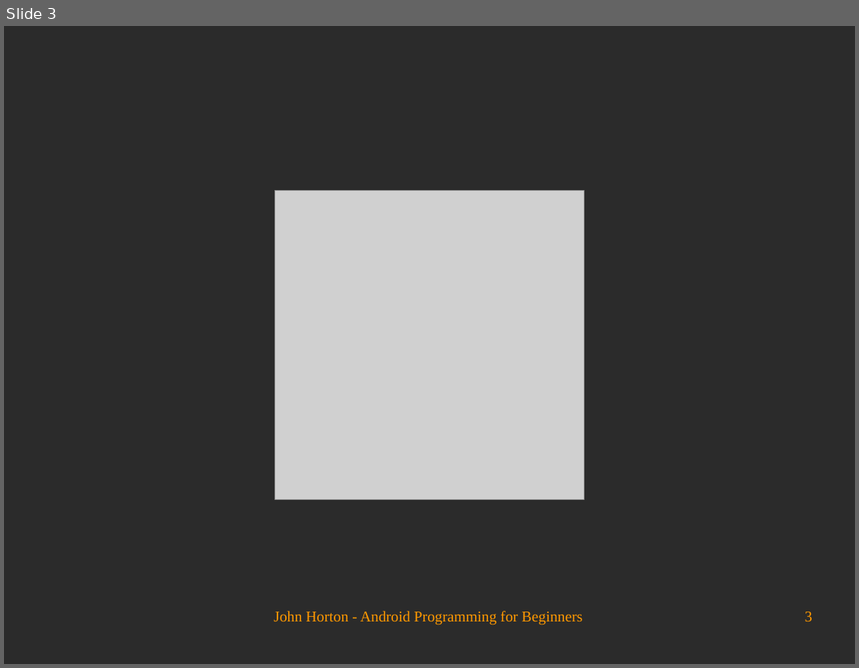
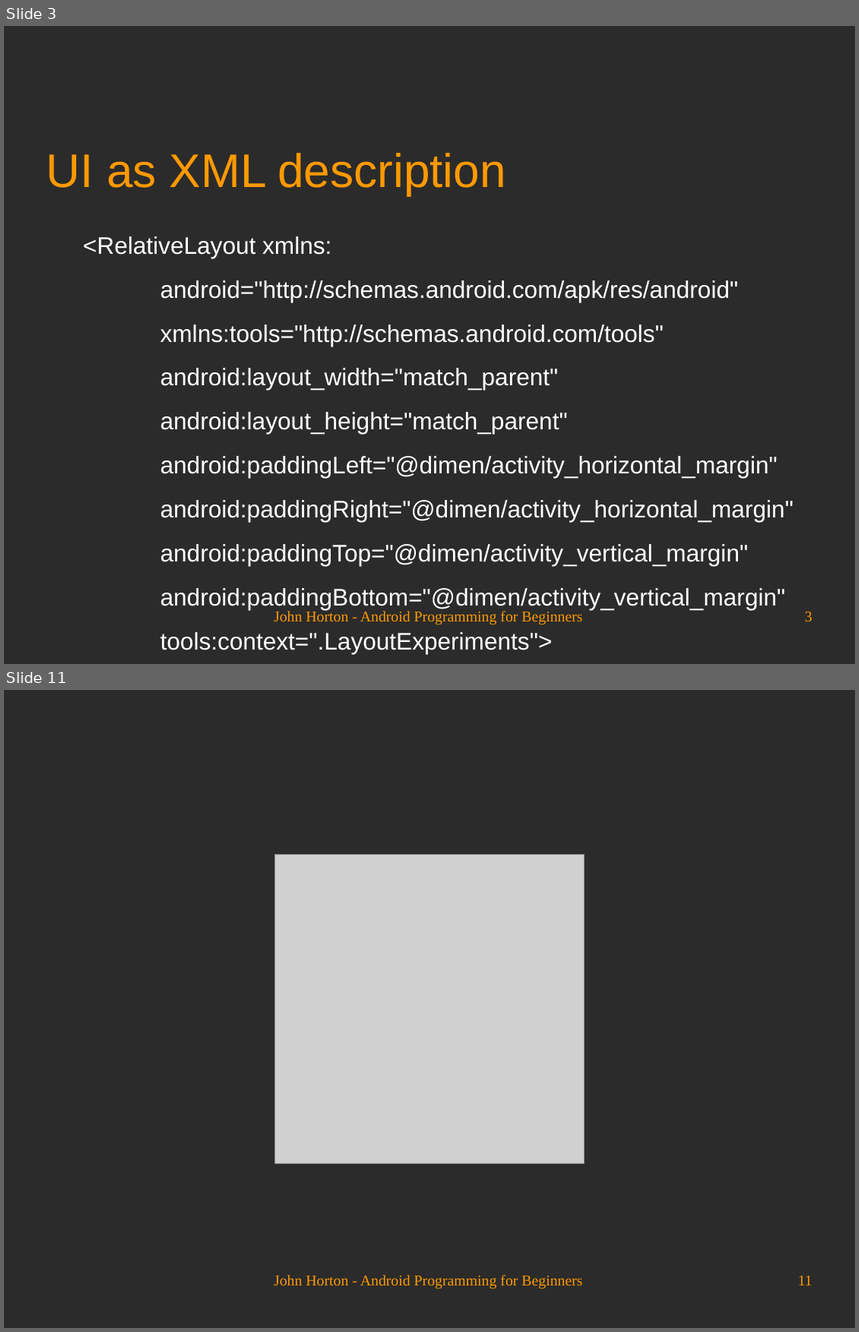
Before and after one commit to Academy-Soft-Intellect/Android-Programming-for-Beginners, a slide deck: 04_Designing_Layouts.odp. Shown one above the other, each under a label of ours: slide 3 before the commit, slides 3 and 11 after it; the slides between them are not shown. The pictures are 859x668 and 859x1332 pixels, drawn with LibreOffice and Linux fonts; fonts in the diff are those of the drawing; grey boxes stand for pictures; background and template pictures are left out; a plain dark background stands for a picture behind light text. Boxes give left, top, right and bottom in pixels: in the first picture for what was removed or moved away, otherwise in the second. Text is boxed around its words. In the diff, an @@ line names an element or a change of style, - is before the commit and + after.

```diff
--- a/04_Designing_Layouts.odp
+++ b/04_Designing_Layouts.odp
@@ slide 3 added at (x1=4, y1=26, x2=855, y2=664), background picture (left out) @@
@@ title added at (x1=47, y1=153, x2=506, y2=195), 44 pt, text #FF9900 @@
+UI as XML description
@@ text added at (x1=83, y1=237, x2=794, y2=610), 22.4 pt, text #FFFFFF @@
+<RelativeLayout xmlns:
+android="http://schemas.android.com/apk/res/android"
+xmlns:tools="http://schemas.android.com/tools"
+android:layout_width="match_parent"
+android:layout_height="match_parent"
+android:paddingLeft="@dimen/activity_horizontal_margin"
+android:paddingRight="@dimen/activity_horizontal_margin"
+android:paddingTop="@dimen/activity_vertical_margin"
+android:paddingBottom="@dimen/activity_vertical_margin"
+tools:context=".LayoutExperiments">
+</RelativeLayout>
@@ text added at (x1=274, y1=610, x2=582, y2=626), 14 pt, text #FF9900 @@
+John Horton - Android Programming for Beginners
@@ page number added at (x1=805, y1=612, x2=813, y2=622), 14 pt, text #FF9900 @@
+3
@@ what was slide 3 is now slide 11 @@
@@ page number at (x1=798, y1=1276, x2=813, y2=1286): text changed @@
-3
+11
```
Also in this commit, not shown: 2 slides changed, 7 other slides added.
